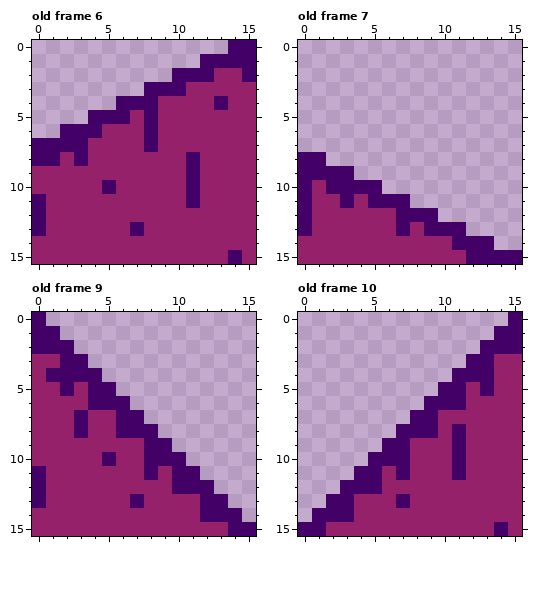
Pixel-art file: art/sprites/terrain_tiles.aseprite. The picture above was drawn from the file before the commit.
16x16 pixels, 18 frames. Shown: old frame 6, old frame 7, old frame 9, old frame 10. The commit also changed other frames, which this record leaves out.
And afterwards:
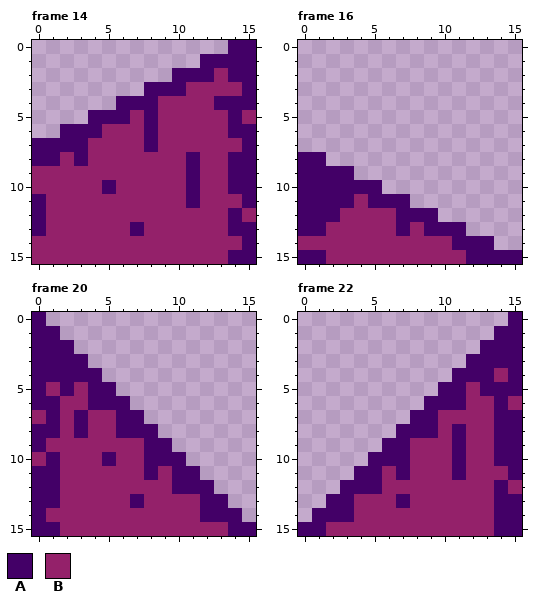
Palette (. is transparent): A #430067  B #94216a
A new or re-ordered frame is compared with the old frame closest to it.
Diff:
frames 18 -> 38
Changed rows in their new state; - is an unchanged pixel.
Frame 14 is new; against old frame 6, layer "TopTrim":
first column x 14:
 2 A-
 3 -A
 4 AA
 5 A-
 6 AA
 7 -A
 8 AA
 9 AA
10 AA
11 -A
12 A-
13 AA
14 -A
15 -A
Frame 16 is new; against old frame 7, layer "TopTrim":
first column x 0:
10 -A-
11 -AA
12 -AA
13 -A-
15 AA-
Frame 20 is new; against old frame 9, layer "TopTrim":
first column x 0:
 3 AA
 4 A-
 5 A-
 6 AA
 7 -A
 8 AA
 9 A-
10 -A
11 -A
12 -A
13 -A
14 A-
15 AA
Frame 22 is new; against old frame 10, layer "TopTrim":
first column x 14:
 3 AA
 4 -A
 5 AA
 6 A-
 7 AA
 8 AA
 9 AA
10 AA
11 -A
12 A-
13 AA
14 AA
15 -A
Changed places in both pictures, as pixel boxes (x1, y1, x2, y2):
changed: (228, 68, 256, 264)
changed: (298, 180, 340, 264)
changed: (32, 354, 60, 536)
changed: (494, 354, 522, 536)
